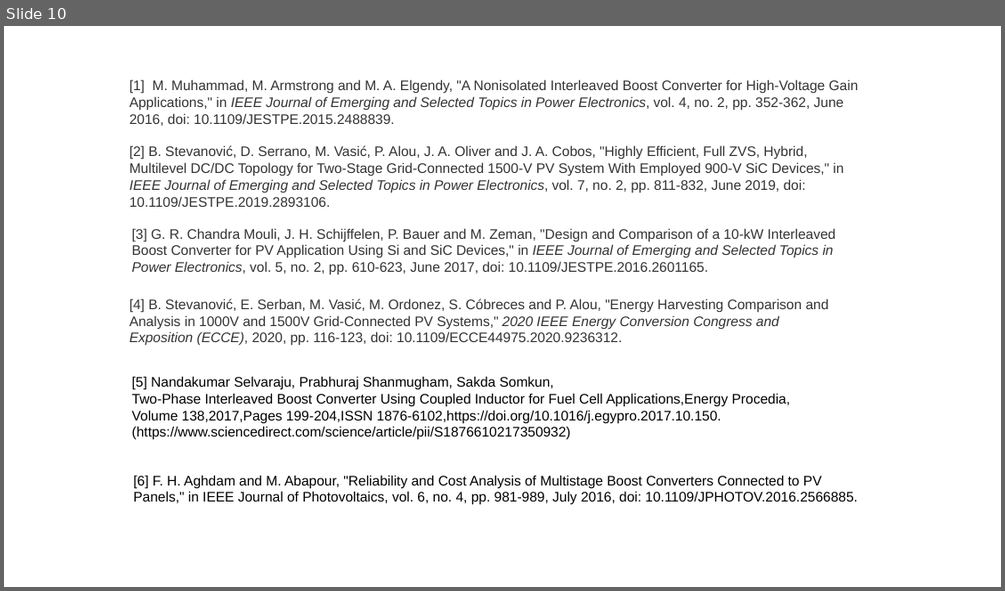
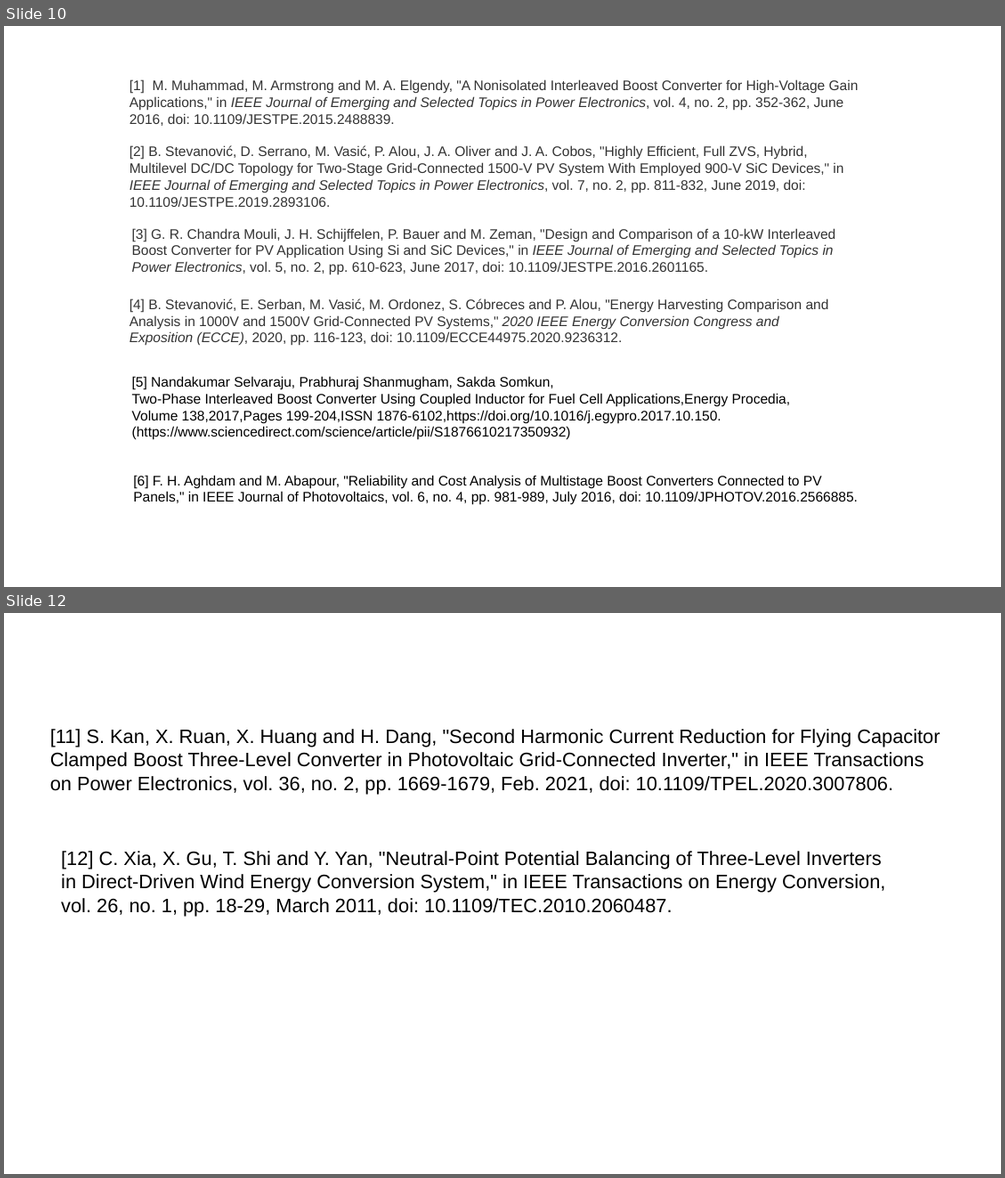
Before and after one commit to EnesAyaz/Studies, a slide deck: 1004-Tubitak/Presentation/2021.04.28.pptx. Shown one above the other, each under a label of ours: slide 10 before the commit, slides 10 and 12 after it; the slides between them are not shown. The pictures are 1005x591 and 1005x1178 pixels, drawn with LibreOffice and Linux fonts; fonts in the diff are those of the drawing. Boxes give left, top, right and bottom in pixels: in the first picture for what was removed or moved away, otherwise in the second. Text is boxed around its words. In the diff, an @@ line names an element or a change of style, - is before the commit and + after.

```diff
--- a/1004-Tubitak/Presentation/2021.04.28.pptx
+++ b/1004-Tubitak/Presentation/2021.04.28.pptx
@@ slide 12 added at [4,613,1001,1174], background #FFFFFF @@
@@ text added at [50,729,939,794], 14 pt, text #000000 @@
+[11] S. Kan, X. Ruan, X. Huang and H. Dang, "Second Harmonic Current Reduction for Flying Capacitor Clamped Boost Three-Level Converter in Photovoltaic Grid-Connected Inverter," in IEEE Transactions on Power Electronics, vol. 36, no. 2, pp. 1669-1679, Feb. 2021, doi: 10.1109/TPEL.2020.3007806.
@@ text added at [61,851,885,916], 14 pt, text #000000 @@
+[12] C. Xia, X. Gu, T. Shi and Y. Yan, "Neutral-Point Potential Balancing of Three-Level Inverters in Direct-Driven Wind Energy Conversion System," in IEEE Transactions on Energy Conversion, vol. 26, no. 1, pp. 18-29, March 2011, doi: 10.1109/TEC.2010.2060487.
```
Also in this commit, not shown: 6 slides changed, 18 other files.
